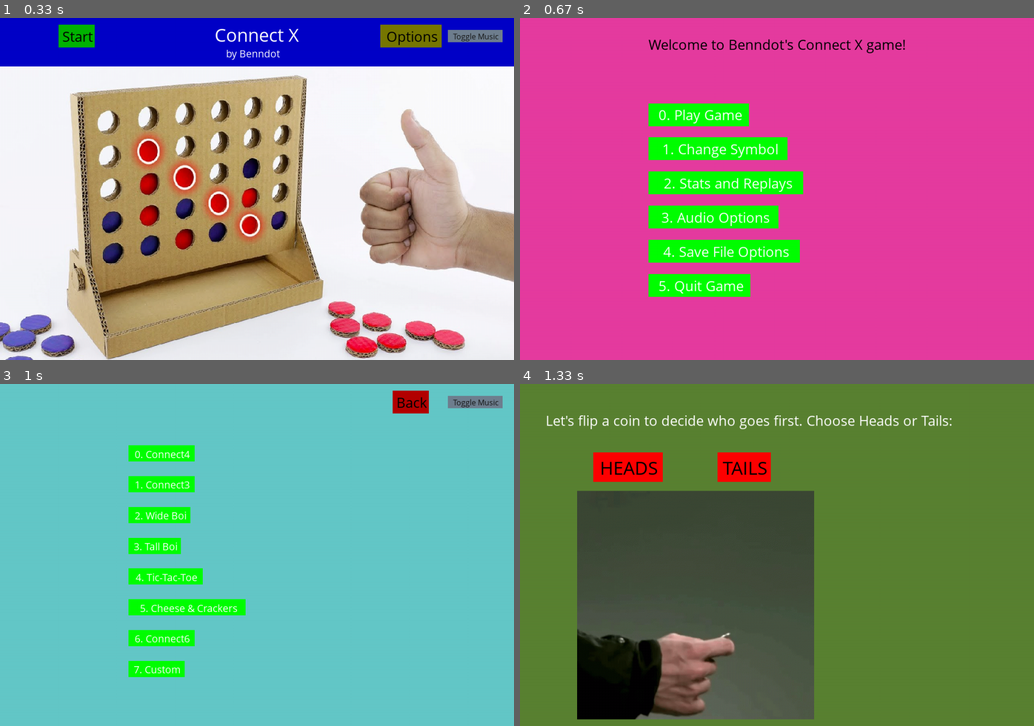
Above: before the commit, frames 1-4 (two rows, left to right).
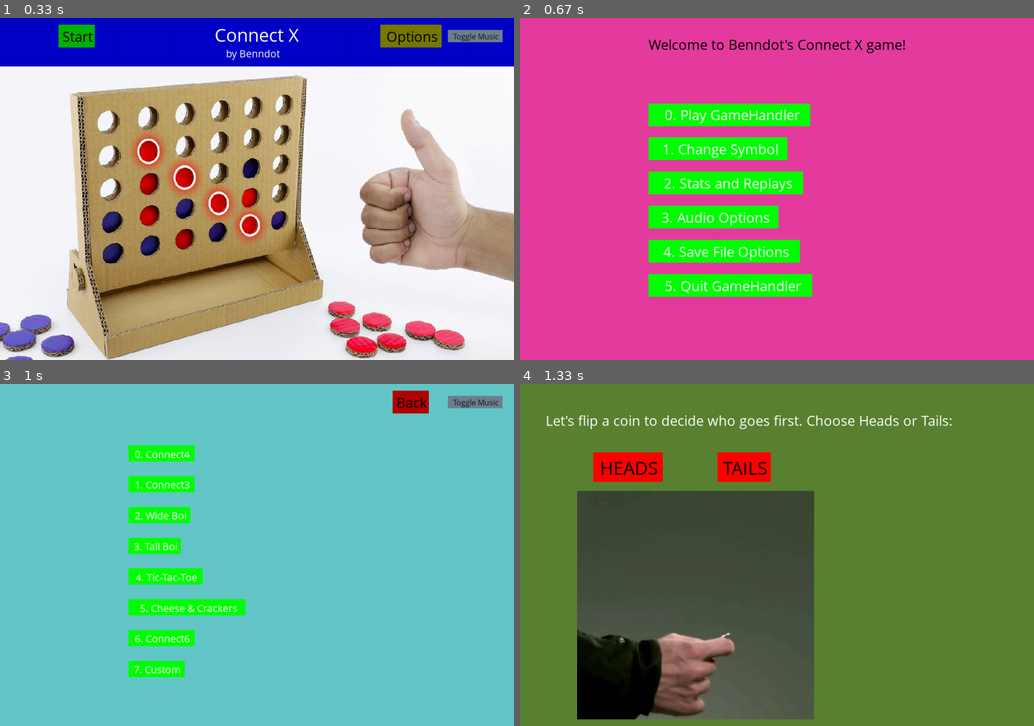
Above: after the commit, the same moments.

Repository: Benndot/Connect-X-Pygame
Game: pygame game, started from pygame_tictactoe.py
Two runs of this game, one before a commit and one after it. Both use one fixed random seed, a clock stepped at 60 frames per second and the inputs below.
Inputs (mouse positions are in pixels of both pictures, inside the frame that each line leads up to):
- Up to frame 1 (0.33 s): no input
- Up to frame 2 (0.67 s): click "Start" at 0.42 s
- Up to frame 3 (1 s): click (210, 479) at 0.77 s, where only the run after the commit has a clickable "0. Play GameHandler"
- Up to frame 4 (1.33 s): click "0. Connect4" at 1.1 s

Frame 1 is identical in both runs. In frame 2, 2.3% of the frame differs, in the area x 27-57%, y 25-82%; in frame 3, nothing differs; in frame 4, nothing differs.

Commit message:
renamed Game class to GameHandler
because my code is too confusing for even me to understand

Diff:
--- a/pygame_tictactoe.py
+++ b/pygame_tictactoe.py
@@ -236,7 +236,7 @@
 # 5. DEFINING GLOBAL VARIABLES
 
 
-class Game:
+class GameHandler:
     current_mode = connect4
     board = current_mode.board  # The board of the active game format
     player_symbol: str = var_save_value(save_file, "player_symbol", "X")
@@ -255,9 +255,6 @@
 # Determines whether the game is active and certain functions should continue
 game_is_active: bool = True
 
-# Decides whether player goes first or not
-go_first: bool = True
-
 # Variable controlling whether to ask if the rules should be explained
 rule_toggle: bool = True
 
@@ -359,15 +356,15 @@
 
 def main_menu_game():
 
-    greeting_message = "Welcome to Benndot's Connect X game!" if Game.session_counter == 0 else \
+    greeting_message = "Welcome to Benndot's Connect X game!" if GameHandler.session_counter == 0 else \
         "Welcome back to Benndot's Connect X game!"
 
-    play_game_str = {"Play Game": mode_selection}
+    play_game_str = {"Play GameHandler": mode_selection}
     change_symbol_str = {"Change Symbol": mode_selection}
     stats_replays_str = {"Stats and Replays": mode_selection}
     audio_options = {"Audio Options": options_menu}
     save_options_str = {"Save File Options": options_menu}
-    quit_game_str = {"Quit Game": sys.exit}
+    quit_game_str = {"Quit GameHandler": sys.exit}
 
     menu_options = [play_game_str, change_symbol_str, stats_replays_str, audio_options, save_options_str, quit_game_str]
 
@@ -497,7 +494,7 @@
             result_text = "flipping..." if number_of_iterations < 3 else f"The result is... {coin_flip_result}!"
             create_onscreen_text(medium_font, white, result_text, game_screen.width * 0.62, game_screen.height / 2)
             win_loss_insert = "won" if player_call == coin_flip_result else "lost"
-            Game.priority = True if win_loss_insert == "won" else False
+            GameHandler.priority = True if win_loss_insert == "won" else False
             win_loss_text = "" if number_of_iterations < 4 else f"You have {win_loss_insert} the coin toss!"
             create_onscreen_text(medium_font, white, win_loss_text, game_screen.width * 0.62, game_screen.height / 1.5)
             if number_of_iterations > 5:
@@ -522,11 +519,11 @@
 
     pre_game_message = f"{winner} won the coin toss and will be going first!"
 
-    game_rules = f"{Game.current_mode.title} involves you and your opponent choosing to fill in slots on a " \
-                 f"{Game.current_mode.board.shape[0]} by {Game.current_mode.board.shape[1]} board. The goal of the " \
-                 f"game is to align {Game.current_mode.objective} of your characters in a row anywhere on the board " \
-                 f"before your opponent does. If the board fills up before either player accomplishes this objective" \
-                 f", the game ends in a tie."
+    game_rules = f"{GameHandler.current_mode.title} involves you and your opponent choosing to fill in slots on a " \
+                 f"{GameHandler.current_mode.board.shape[0]} by {GameHandler.current_mode.board.shape[1]} board. " \
+                 f"The goal of the game is to align {GameHandler.current_mode.objective} of your characters in a row " \
+                 f"anywhere on the board before your opponent does. If the board fills up before either player " \
+                 f"accomplishes this objective, the game ends in a tie."
 
     while True:
         game_screen.screen.fill((90, 110, 150))
@@ -573,7 +570,7 @@
                                          entry_x, game_screen.height * 0.4 * height_offset)
                     break
 
-        proceed_button = create_text_button(large_font, black, "Proceed To The Game", game_screen.width/2,
+        proceed_button = create_text_button(large_font, black, "Proceed To The GameHandler", game_screen.width/2,
                                             game_screen.height*0.8, (0, 0, 255), (0, 0, 180), True)
 
         if proceed_button:
@@ -679,10 +676,10 @@
         # id_counter = 0
         grid: list[list] = []
         y_multi_factor = 0.1  # Vertical Spacing
-        for _ in range(Game.current_mode.board.shape[0]):
+        for _ in range(GameHandler.current_mode.board.shape[0]):
             x_multi_factor = 0.15  # Horizontal spacing
             grid_row: list = []  # The rows of the overall grid
-            for _ in range(Game.current_mode.board.shape[1]):
+            for _ in range(GameHandler.current_mode.board.shape[1]):
                 cell = generate_cell(x_multi_factor, y_multi_factor)  # Creates the square
                 grid_row.append(cell)
                 if cell:
@@ -692,7 +689,7 @@
             grid.append(grid_row)
             y_multi_factor += 0.15
         if not self.grid:
-            print("Game grid is currently empty. Populating...")
+            print("GameHandler grid is currently empty. Populating...")
             self.grid = grid
             print(self.grid, type(self.grid[0]), type(self.grid[0][0]))
 
@@ -722,7 +719,7 @@
 
         game_screen.screen.fill(thistle_green)
 
-        create_onscreen_text(intermediate_font, black, "Player Turn" if Game.priority else "CPU Turn",
+        create_onscreen_text(intermediate_font, black, "Player Turn" if GameHandler.priority else "CPU Turn",
                              game_screen.width / 2.5, game_screen.height * 0.01)
 
         # Establishing the user inputs for text and indexes and the border boxes that will surround them
@@ -751,7 +748,8 @@
         grid_manager.generate_and_blit_grid()
 
         for cell in grid_manager.activated_cells:
-            create_onscreen_text(large_font, black, Game.player_symbol, cell.get("coords")[0] + (cell.get("size")[0]/3),
+            create_onscreen_text(large_font, black, GameHandler.player_symbol, cell.get("coords")[0] +
+                                 (cell.get("size")[0] / 3),
                                  cell.get("coords")[1] + (cell.get("size")[1]/6))
 
         for evnt in pygame.event.get():
